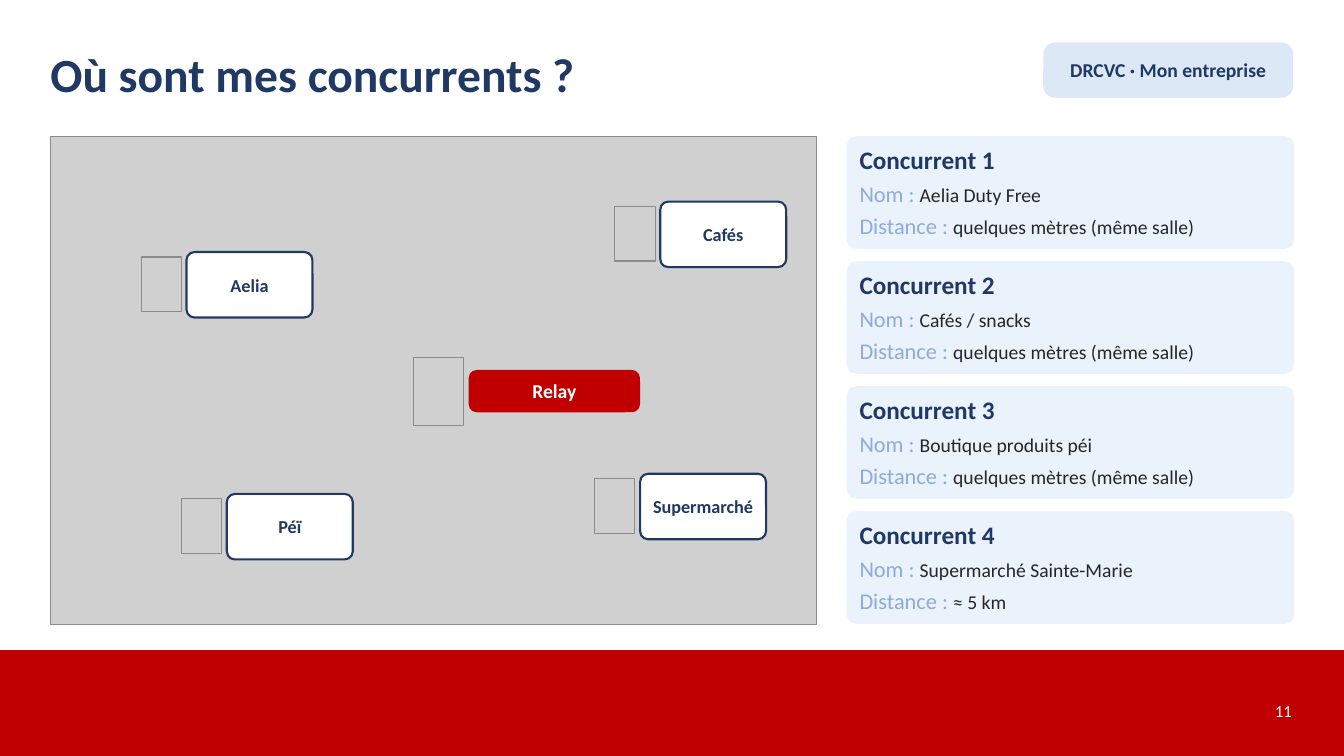
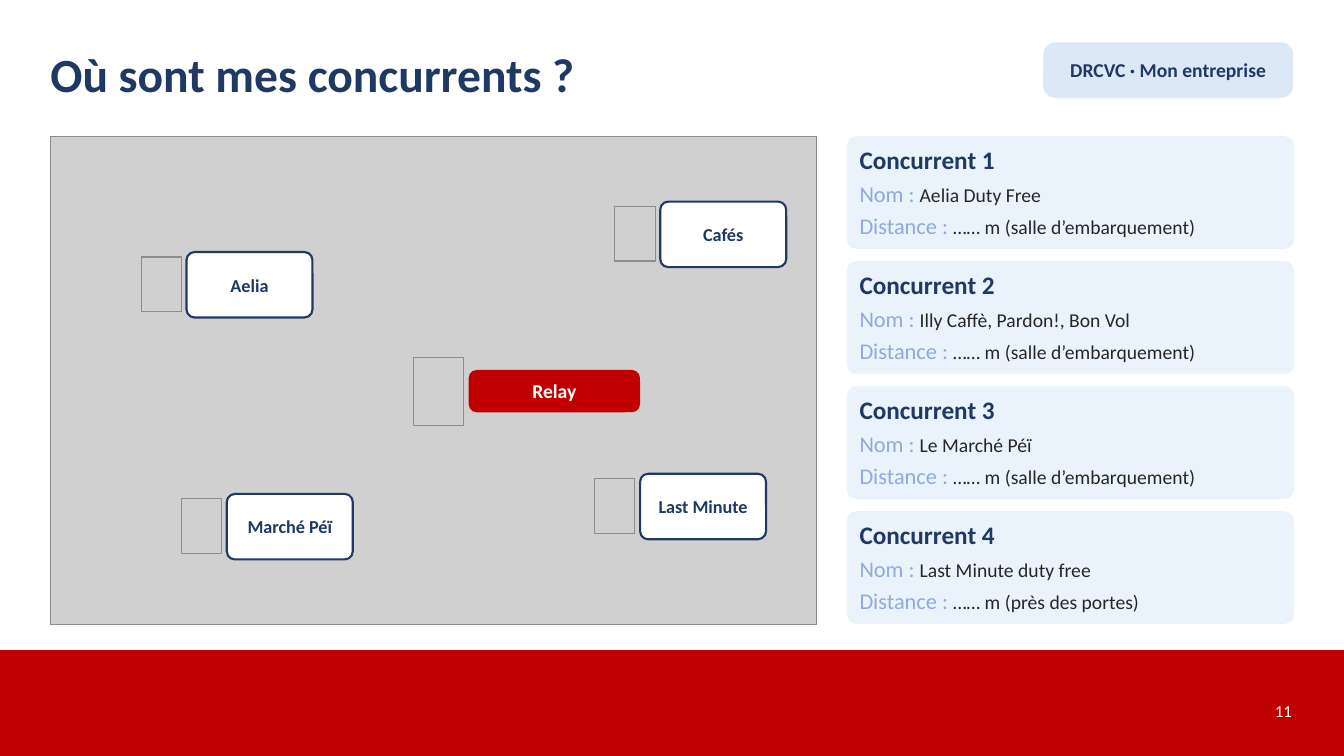
Before and after one commit to camiliangrignon8002-sudo/montres-reunion, a slide deck: slide 11 of dossier/Mon_entreprise_et_son_marche_GRIGNON.pptx. Drawn at 1344x756 pixels with LibreOffice and Linux fonts; fonts in the diff are those of the drawing; grey boxes stand for pictures. Boxes give left, top, right and bottom in pixels: in the first picture for what was removed or moved away, otherwise in the second. Text is boxed around its words. In the diff, an @@ line names an element or a change of style, - is before the commit and + after.

```diff
--- a/dossier/Mon_entreprise_et_son_marche_GRIGNON.pptx
+++ b/dossier/Mon_entreprise_et_son_marche_GRIGNON.pptx
@@ text in rounded rectangle at <box>860,219,1195,237</box>: text changed @@
-Distance : quelques mètres (même salle)
+Distance : …… m (salle d’embarquement)
@@ text in rounded rectangle at <box>860,313,1195,362</box>: text changed @@
-Nom : Cafés / snacks
-Distance : quelques mètres (même salle)
+Nom : Illy Caffè, Pardon!, Bon Vol
+Distance : …… m (salle d’embarquement)
@@ text in rounded rectangle at <box>860,438,1195,487</box>: text changed @@
-Nom : Boutique produits péi
-Distance : quelques mètres (même salle)
+Nom : Le Marché Péï
+Distance : …… m (salle d’embarquement)
@@ text in rounded rectangle at <box>659,500,748,513</box>: text changed @@
-Supermarché
+Last Minute
@@ text in rounded rectangle at <box>248,520,332,533</box>: text changed @@
-Péï
+Marché Péï
@@ text in rounded rectangle at <box>860,563,1139,612</box>: text changed @@
-Nom : Supermarché Sainte-Marie
-Distance : ≈ 5 km
+Nom : Last Minute duty free
+Distance : …… m (près des portes)
```
Also in this commit, not shown: 2 other slides changed.
